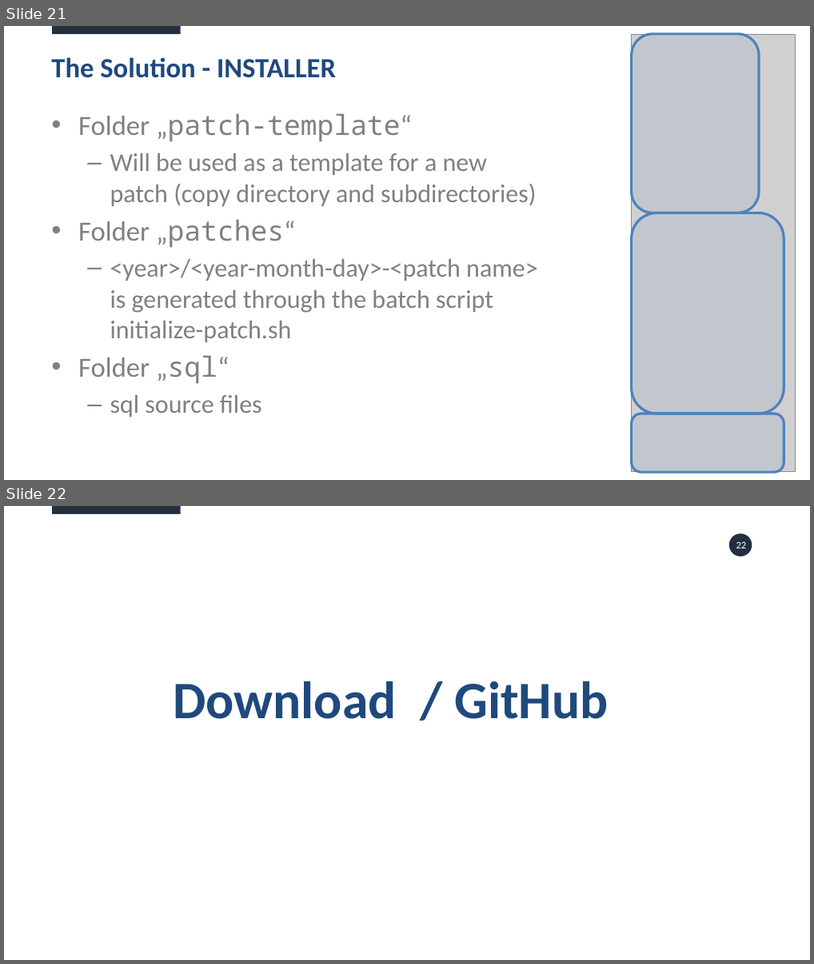
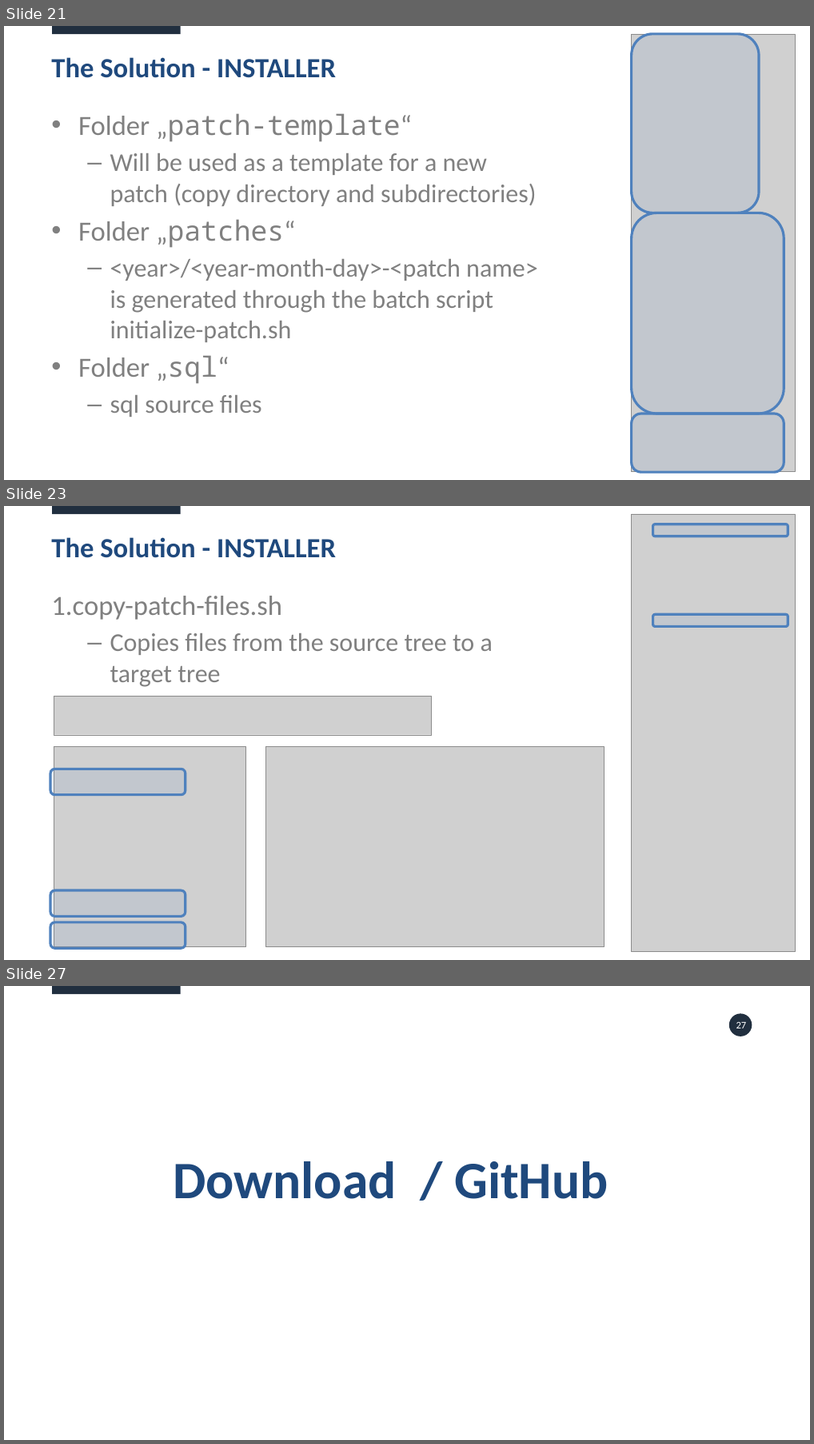
Before and after one commit to daust/opal-tools, a slide deck: src/doc/OPAL Tools v2.2.0.pptx. Shown one above the other, each under a label of ours: slides 21 and 22 before the commit, slides 21, 23 and 27 after it; the slides between them are not shown. The pictures are 814x964 and 814x1444 pixels, drawn with LibreOffice and Linux fonts; fonts in the diff are those of the drawing; grey boxes stand for pictures. Boxes give left, top, right and bottom in pixels: in the first picture for what was removed or moved away, otherwise in the second. Text is boxed around its words. In the diff, an @@ line names an element or a change of style, - is before the commit and + after.

Commit message:
#69
- updated Powerpoint presentation
- changed naming of copy-patch-files to copy-source-files

```diff
--- a/src/doc/OPAL Tools v2.2.0.pptx
+++ b/src/doc/OPAL Tools v2.2.0.pptx
@@ slide 23 added at (4,506,810,960), background #FFFFFF; not listed: 1 template element that a slide beside it also shows @@
@@ picture added at (632,514,795,951) @@
@@ rounded rectangle added at (653,524,788,536), fill #4F81BD at 10% opacity, outline #4F81BD 6 pt @@
@@ title added at (51,537,336,558), 66 pt, text #1F497D, bold @@
+The Solution - INSTALLER
@@ text added at (51,596,493,687), 61 pt, text #808080 @@
+1.copy-patch-files.sh
+  – Copies files from the source tree to a target tree
@@ rounded rectangle added at (653,614,788,626), fill #4F81BD at 10% opacity, outline #4F81BD 6 pt @@
@@ picture added at (54,696,432,735) @@
@@ rounded rectangle added at (50,768,186,795), fill #4F81BD at 10% opacity, outline #4F81BD 6 pt @@
@@ picture added at (54,746,246,946) @@
@@ picture added at (266,746,604,946) @@
@@ rounded rectangle added at (50,890,186,916), fill #4F81BD at 10% opacity, outline #4F81BD 6 pt @@
@@ rounded rectangle added at (50,922,186,948), fill #4F81BD at 10% opacity, outline #4F81BD 6 pt @@
@@ what was slide 22 is now slide 27 @@
@@ page number at (737,1022,747,1028): text changed @@
-22
+27
```
Also in this commit, not shown: 3 slides changed, 4 other slides added, 28 other files.
